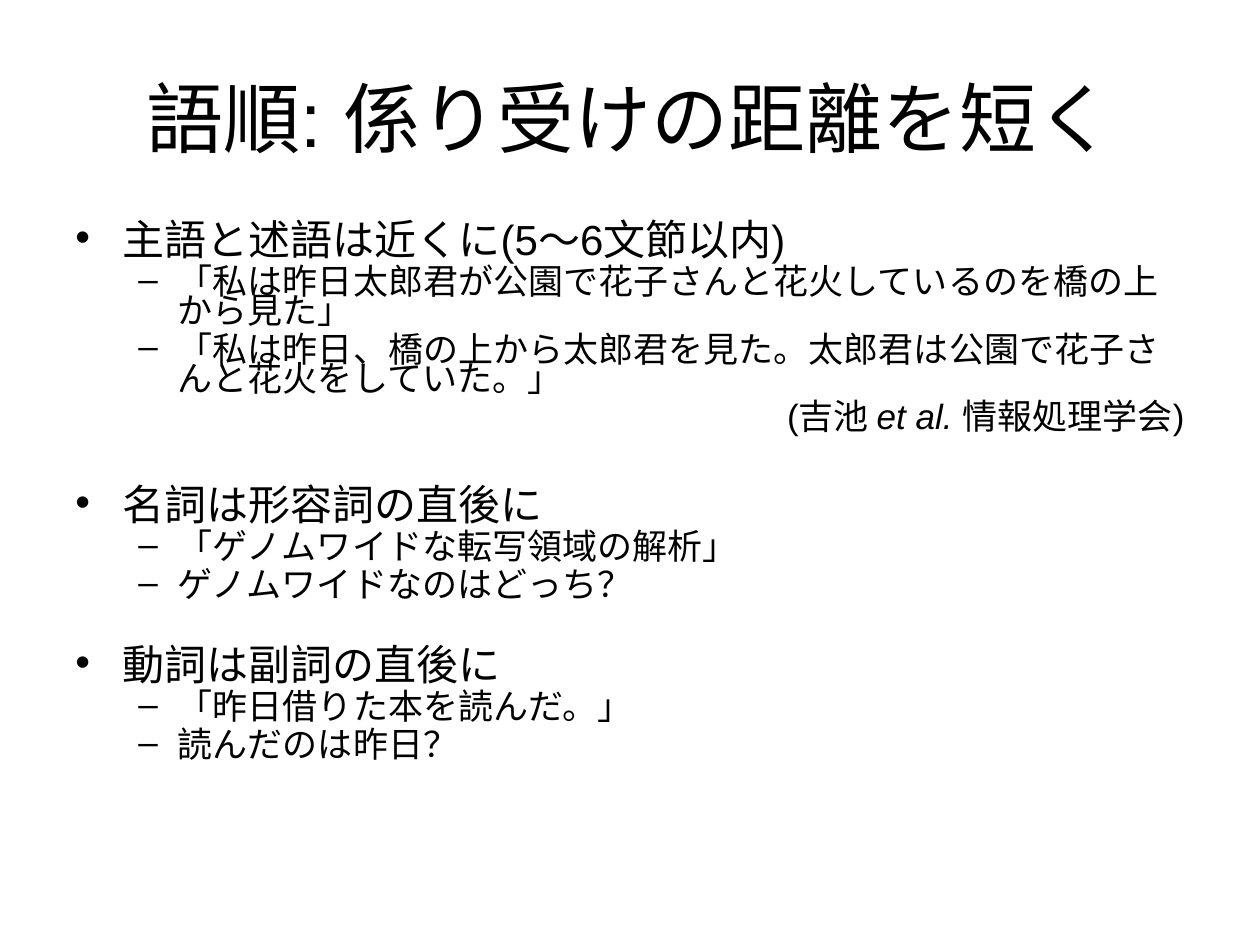
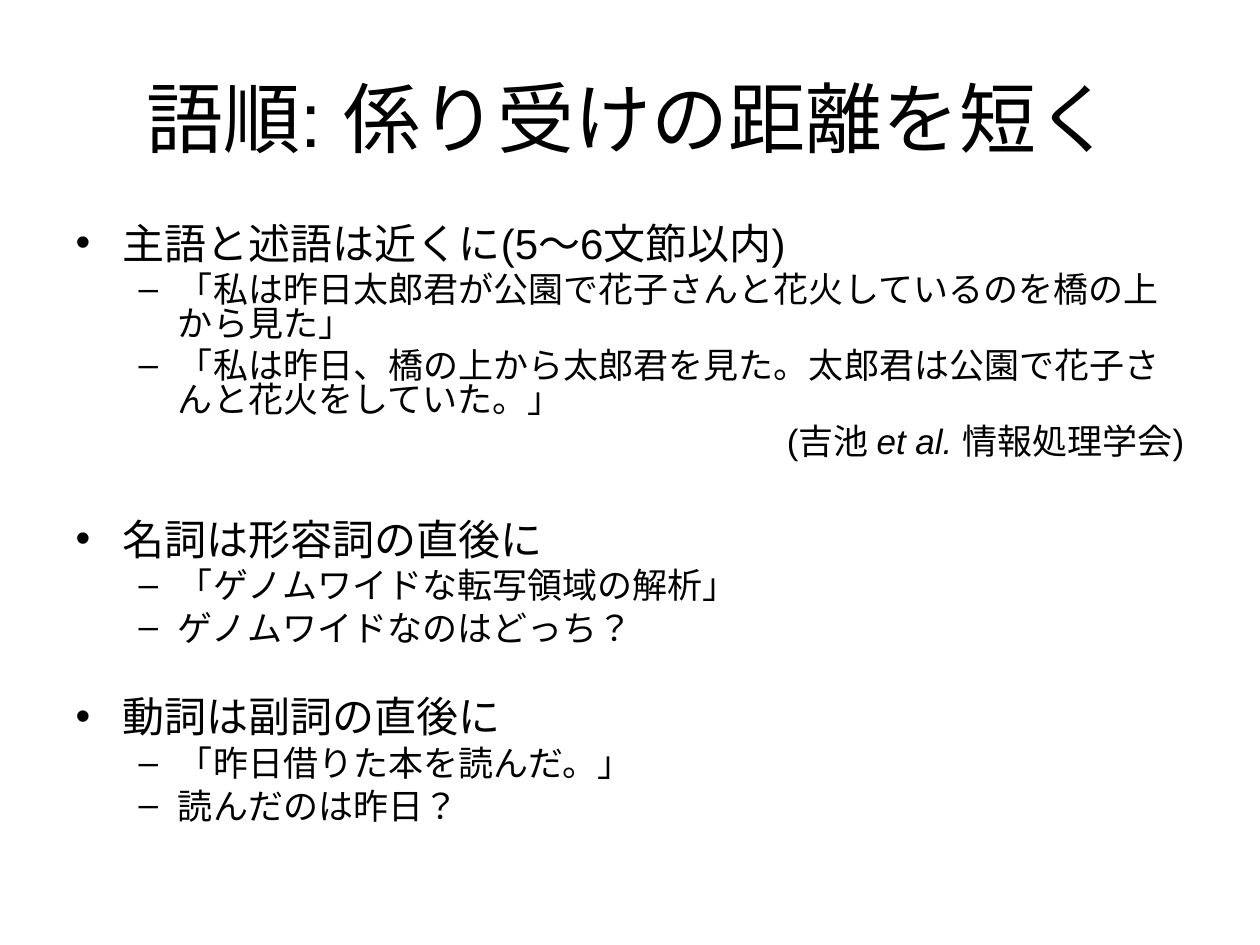
Before and after one commit to yugism/Writing, a slide deck: slide 8 of writing02.ppt. Drawn at 1260x945 pixels with LibreOffice and Linux fonts; fonts in the diff are those of the drawing. Boxes give left, top, right and bottom in pixels: in the first picture for what was removed or moved away, otherwise in the second. Text is boxed around its words. In the diff, an @@ line names an element or a change of style, - is before the commit and + after.

```diff
--- a/writing02.ppt
+++ b/writing02.ppt
@@ text "主語と述語は近くに(5～6文節以内)" at bbox=[123, 223, 1184, 822]: line spacing 0.7 to 0.8 @@
```
Also in this commit, not shown: 4 other slides changed, 1 slide added, 1 slide removed, 1 other file.
